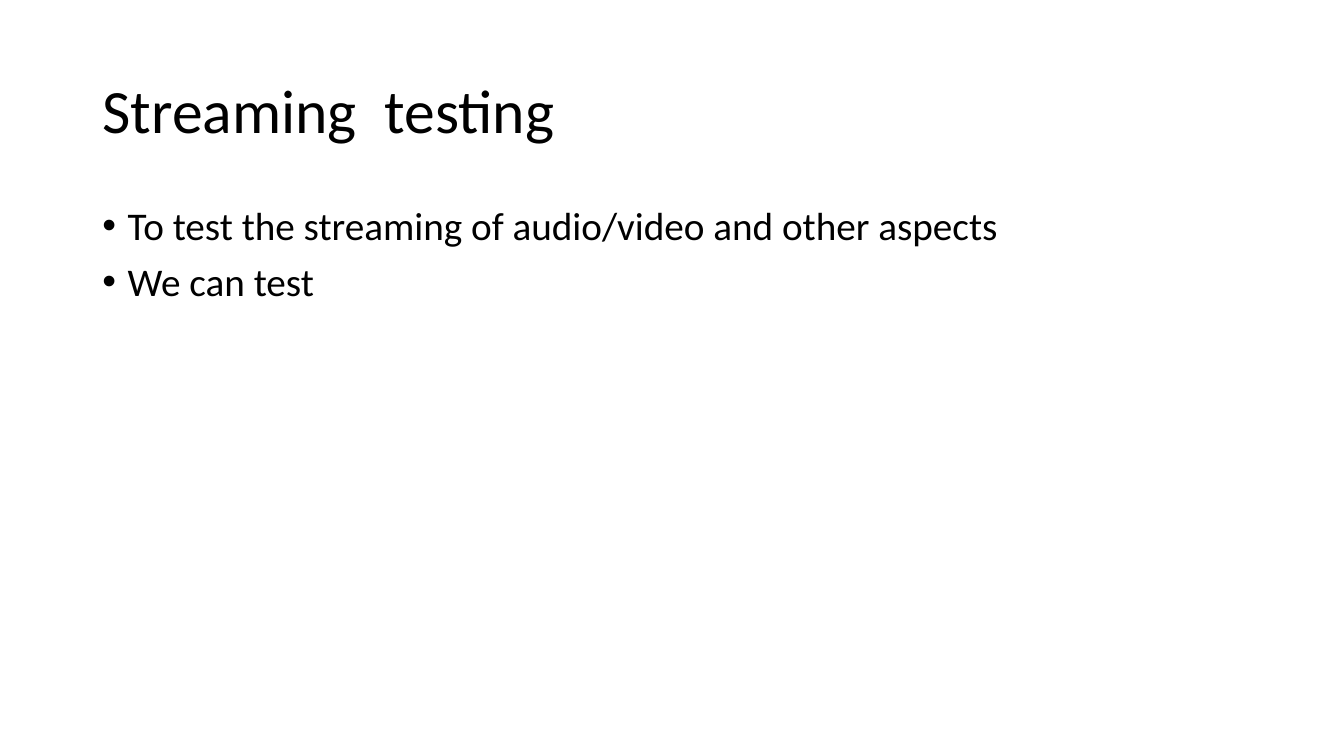
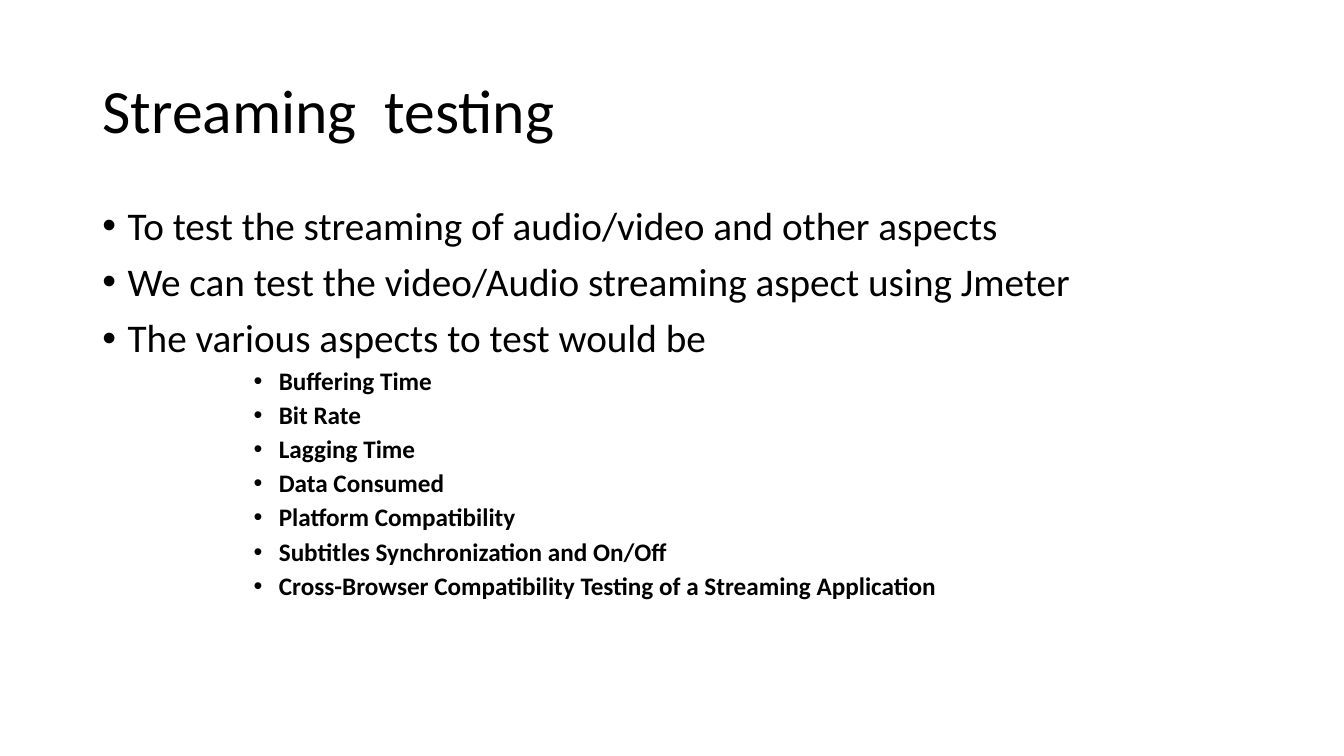
Before and after one commit to TestAutomationPractice/Lava, a slide deck: slide 3 of Automation strategy-v2.pptx. Drawn at 1344x756 pixels with LibreOffice and Linux fonts; fonts in the diff are those of the drawing. Boxes give left, top, right and bottom in pixels: in the first picture for what was removed or moved away, otherwise in the second. Text is boxed around its words. In the diff, an @@ line names an element or a change of style, - is before the commit and + after.

Commit message:
PPT updated

```diff
--- a/Automation strategy-v2.pptx
+++ b/Automation strategy-v2.pptx
@@ text at [128, 268, 1070, 600]: text changed; size 28 to 18 pt; bold on @@
-• We can test
+• We can test the video/Audio streaming aspect using Jmeter
+• The various aspects to test would be
+      • Buffering Time
+      • Bit Rate
+      • Lagging Time
+      • Data Consumed
+      • Platform Compatibility
+      • Subtitles Synchronization and On/Off
+      • Cross-Browser Compatibility Testing of a Streaming Application
```
Also in this commit, not shown: 3 slides added.
